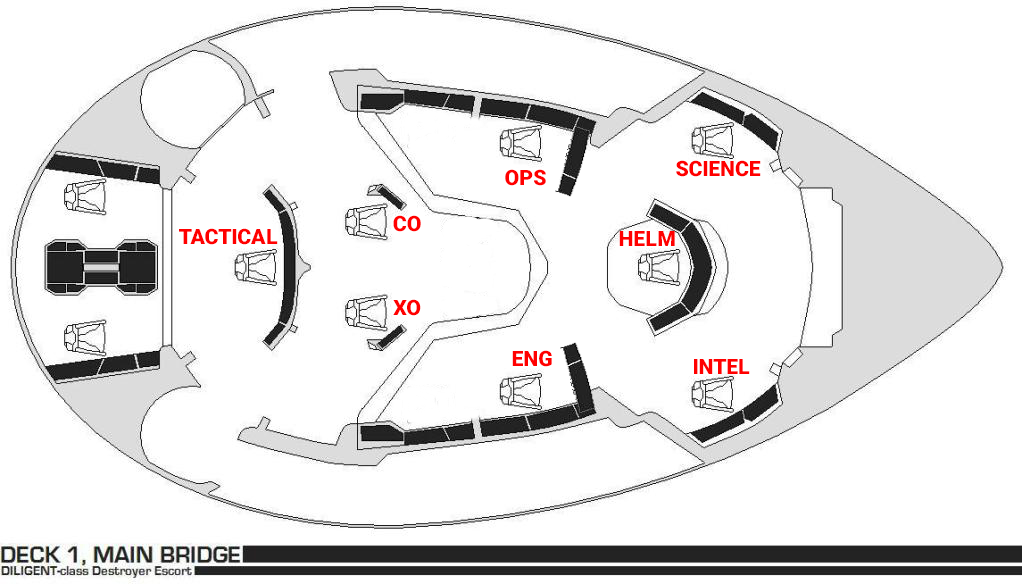
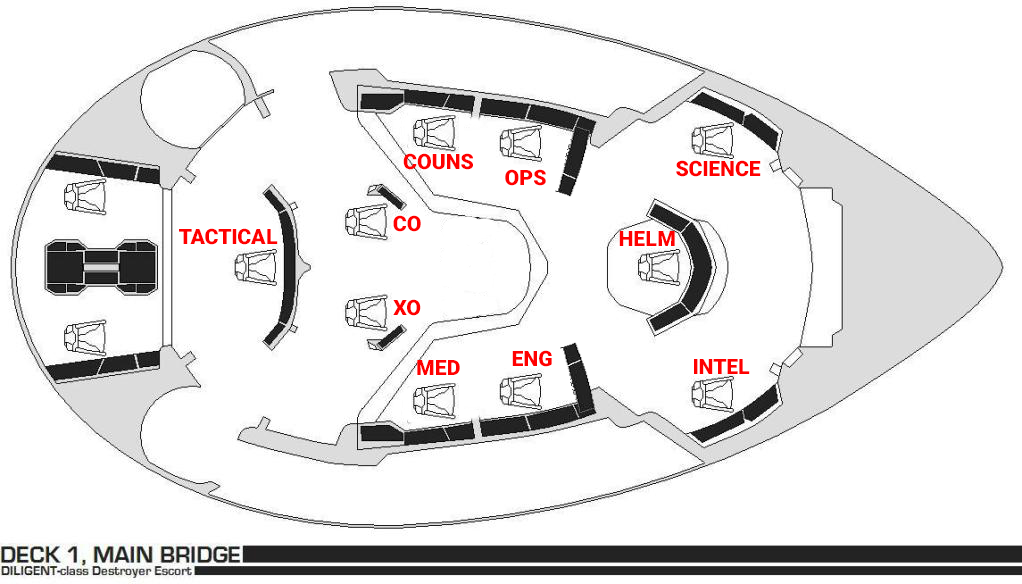
Layer changes from the first w=1022, h=584 image to the second:
added layer "COUNS" above "OPS" over [403, 153, 473, 170]
added layer "MED" above "CO" over [417, 360, 460, 375]
added layer "Layer 4" above "Layer 3" over [411, 383, 459, 421]
added layer "Layer 3" above "Background" over [411, 115, 459, 153]
